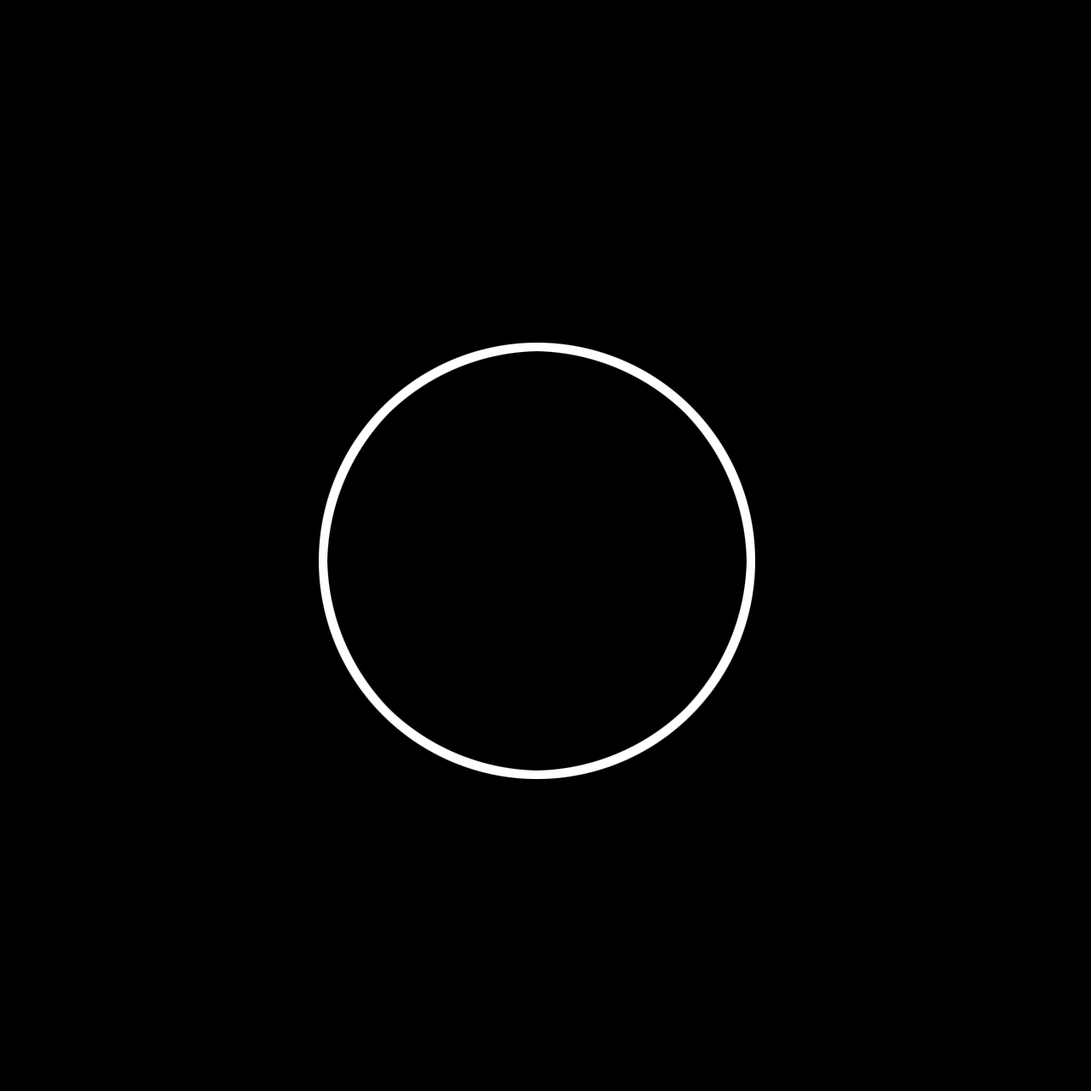
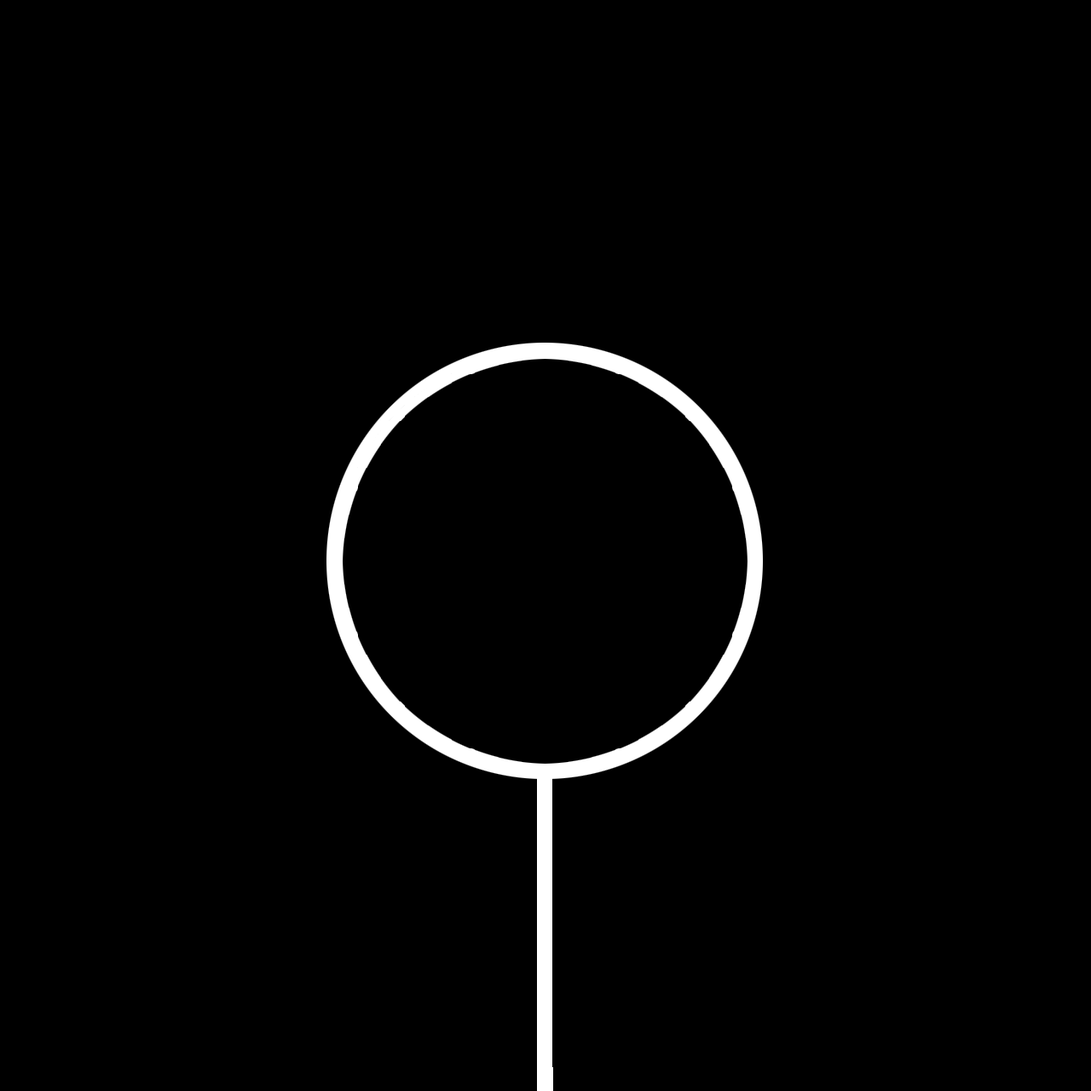
Comparing the layer stacks of the two (1091, 1091) images. Changes:
added layer "Layer 4" above "Layer 2 copy" over [537, 778, 554, 1091]
painted on "Layer 2 copy" over [318, 342, 764, 780]
